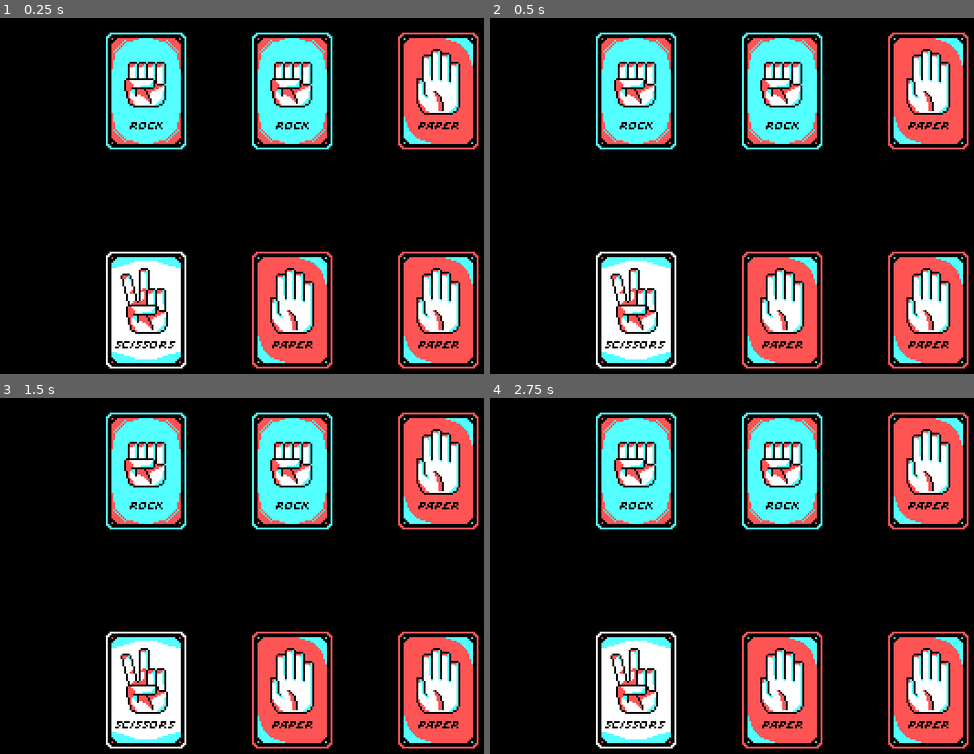
Above: before the commit, frames 1-4 (two rows, left to right).
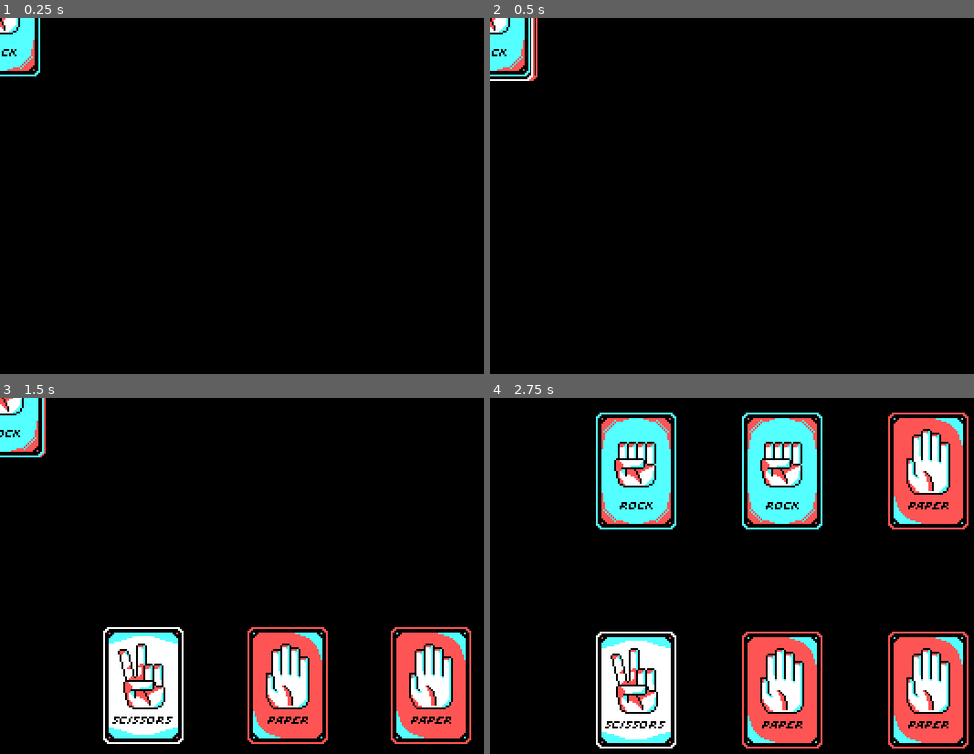
Above: after the commit, the same moments.

Repository: enunezs/EC2020GameJam
Game: Godot game, scene res://Game.tscn
The game is run twice, just before and just after one commit, with the same random seed, the same clock (stepped at 60 frames per second) and the same inputs. The project has no main scene, so this scene is started directly.
Inputs (mouse positions are in pixels of both pictures, inside the frame that each line leads up to):
- Up to frame 1 (0.25 s): no input
- Up to frame 2 (0.5 s): no input
- Up to frame 3 (1.5 s): move the mouse to (145, 472) at 0.52 s; click (145, 472) at 0.67 s; move the mouse to (440, 472) at 1.27 s; click (440, 472) at 1.42 s
- Up to frame 4 (2.75 s): move the mouse to (930, 689) at 2.02 s; click (930, 689) at 2.17 s

The runs differ from the first frame. In frame 1, 26% of the frame differs, in the area x 0-99%, y 0-99%; in frame 2, 27%; in frame 3, 23%; in frame 4, nothing differs.

Commit message:
Textures selectable from editor

Diff:
--- a/Cards/CardBase.gd
+++ b/Cards/CardBase.gd
@@ -8,13 +8,13 @@
 export(NamedEnum) var card_type = 1
 
 
-#export(Texture) onready var rock_texture
-#export(Texture) onready var paper_texture
-#export(Texture) onready var scissors_texture
+export(Texture) onready var rock_texture
+export(Texture) onready var paper_texture
+export(Texture) onready var scissors_texture
 
-onready var rock_texture
-onready var paper_texture
-onready var scissors_texture
+#onready var rock_texture
+#onready var paper_texture
+#onready var scissors_texture
 
 
 
@@ -22,10 +22,9 @@
 
 func _ready():
 	#set_cardtype(card_type)
-	rock_texture = "res://Cards/Sprites/Card_Rock-1.png.png"
-
-	paper_texture = "res://Cards/Sprites/Card_Paper-1.png.png"
-	scissors_texture = "res://Cards/Sprites/Card_Scissors-1.png"
+	#rock_texture = "res://Cards/Sprites/Card_Rock-1.png.png"
+	#paper_texture = "res://Cards/Sprites/Card_Paper-1.png.png"
+	#scissors_texture = "res://Cards/Sprites/Card_Scissors-1.png"
 	pass
 
 func set_cardtype(new_val):
@@ -34,11 +33,15 @@
 	#print(rock_texture)
 
 	if card_type == 1:
-		n_sprite.set_texture(load(rock_texture))
+		#n_sprite.set_texture(load(rock_texture))
+		n_sprite.set_texture(rock_texture)
 	if card_type == 2:
-		n_sprite.set_texture(load(paper_texture))
+		#n_sprite.set_texture(load(paper_texture))
+		n_sprite.set_texture(paper_texture)
 	if card_type == 3:
-		n_sprite.set_texture(load(scissors_texture))
+		#n_sprite.set_texture(load(scissors_texture))
+		n_sprite.set_texture(scissors_texture)
+
 
 	pass
 
@@ -57,7 +60,17 @@
 
 
 func move_to(target):
-	#var tween = get_node("Tween")
-	#tween.interpolate_property($Node2D, "position", position, target, 1, Tween.TRANS_LINEAR, Tween.EASE_IN_OUT)
-	#tween.start()
-	position=target
+	var tween = get_node("Tween")
+	tween.interpolate_property(self, "position", position, target, 2, Tween.TRANS_QUINT, Tween.EASE_IN_OUT)
+	print("position")
+	print(position)
+	print(target)
+	tween.start()
+	#position=target
+
+func flip_card():
+
+	pass
+
+
+#TODO ON HOVER
--- a/Cards/CardBase.tscn
+++ b/Cards/CardBase.tscn
@@ -1,13 +1,18 @@
-[gd_scene load_steps=4 format=2]
+[gd_scene load_steps=6 format=2]
 
 [ext_resource path="res://Cards/Sprites/Card_Rock-1.png.png" type="Texture" id=1]
 [ext_resource path="res://Cards/CardBase.gd" type="Script" id=2]
+[ext_resource path="res://Cards/Sprites/Card_Paper-1.png.png" type="Texture" id=3]
+[ext_resource path="res://Cards/Sprites/Card_Scissors-1.png" type="Texture" id=4]
 
 [sub_resource type="RectangleShape2D" id=1]
 extents = Vector2( 21, 31 )
 
 [node name="CardBase" type="Area2D"]
 script = ExtResource( 2 )
+rock_texture = ExtResource( 1 )
+paper_texture = ExtResource( 3 )
+scissors_texture = ExtResource( 4 )
 
 [node name="Sprite" type="Sprite" parent="."]
 texture = ExtResource( 1 )
--- a/MainGame.gd
+++ b/MainGame.gd
@@ -170,6 +170,7 @@
 	start = n_cpu_cards.position
 	start.x = start.x - length/2
 
+	yield(get_tree().create_timer(1.0), "timeout")
 	for n_card in len(cpu_deck):
 		var pos = Vector2(start.x + n_card*(card_length+spacing), start.y)
 		print(pos)
